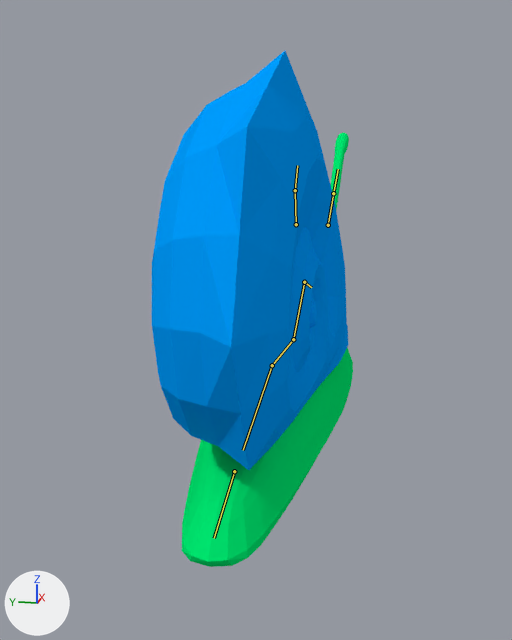
Before and after pictures for a commit that changed the Blender file Characters/snail.blend.
Rendered twice from a camera (50 mm lens) standing at (-5.54, -1.09, 2.83) and looking at (1.02, 0.22, 1.19). Arrows for +X, +Y and +Z are at lower left; the lights stay in place. Both versions are drawn at frame 1 of the action 'ArmatureAction'; the numbers are the values there. The bones that bend it are drawn over the model as lines.

Objects in the first picture: 'Body', 'Shell'.
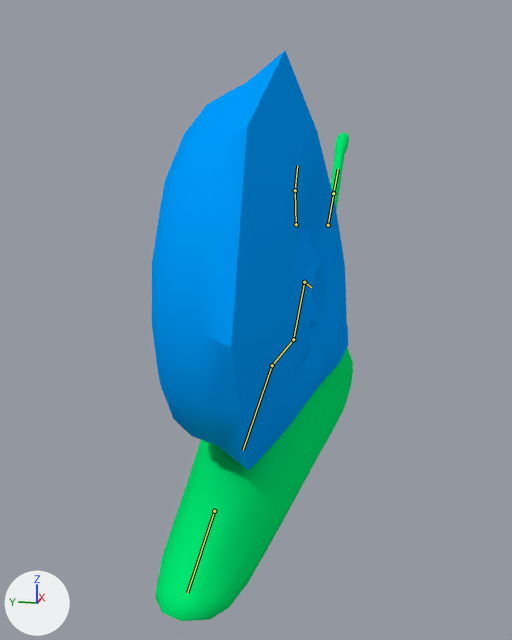
Changed parts and their boxes [x1, y1, x2, y2] in the pictures (512 x 640 px):
'Body', posed (15% wider, 12% taller): before [182, 133, 353, 567]; after [156, 133, 353, 621]
bone 'Tail', root to tip: before (234, 471) to (214, 538); after (214, 511) to (187, 592)

What the commit changed:
Bone 'Tail' (bone_tail) moves from (0.0, -0.03, -0.01) to (0.02, 0.56, 0.11).
